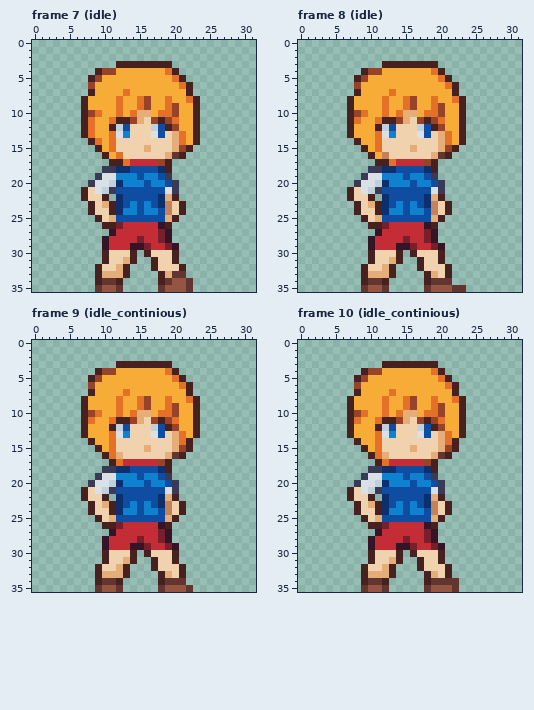
Pixel-art file, stored at Sprites/24fps_MC.aseprite. Above is the file before it was changed.
32x36 pixels, 44 frames. Shown: frame 7 (idle), frame 8 (idle), frame 9 (idle_continious), frame 10 (idle_continious). The commit also changed other frames, which this record leaves out.
Now the later version:
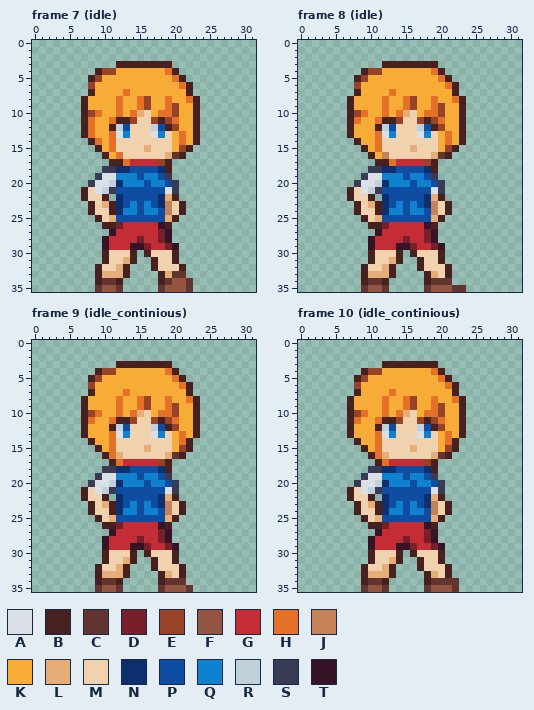
Palette (. is transparent): A #dbe0e7  B #46211f  C #623530  D #781f2c  E #97432a  F #945542  G #c42c36  H #e57028  J #c58158  K #f7ac37  L #e5ae78  M #f0d2af  N #0d2f6d  P #0f4da3  Q #0e82ce  R #c1d1db  S #393a56  T #351428
Changes in this commit:
Frame 7 (idle), layer "Layer":
The edit turns colour L into colour K in rows 13 to 15 at x 20.
The edit turns colour L into colour M in row 10 at x 16; in row 11 at x 15.
The edit turns colour P into colour Q in row 13 at x 18.
Frame 8 (idle), layer "Layer": the same change as frame 7 (idle)
Frame 9 (idle_continious), layer "Layer": the same change as frame 7 (idle)
Frame 10 (idle_continious), layer "Layer": the same change as frame 7 (idle)
Pixel boxes of the changes (left, top, right, bottom) in both pictures:
changed: (137, 110, 179, 152)
changed: (403, 110, 445, 152)
changed: (137, 410, 179, 452)
changed: (403, 410, 445, 452)
